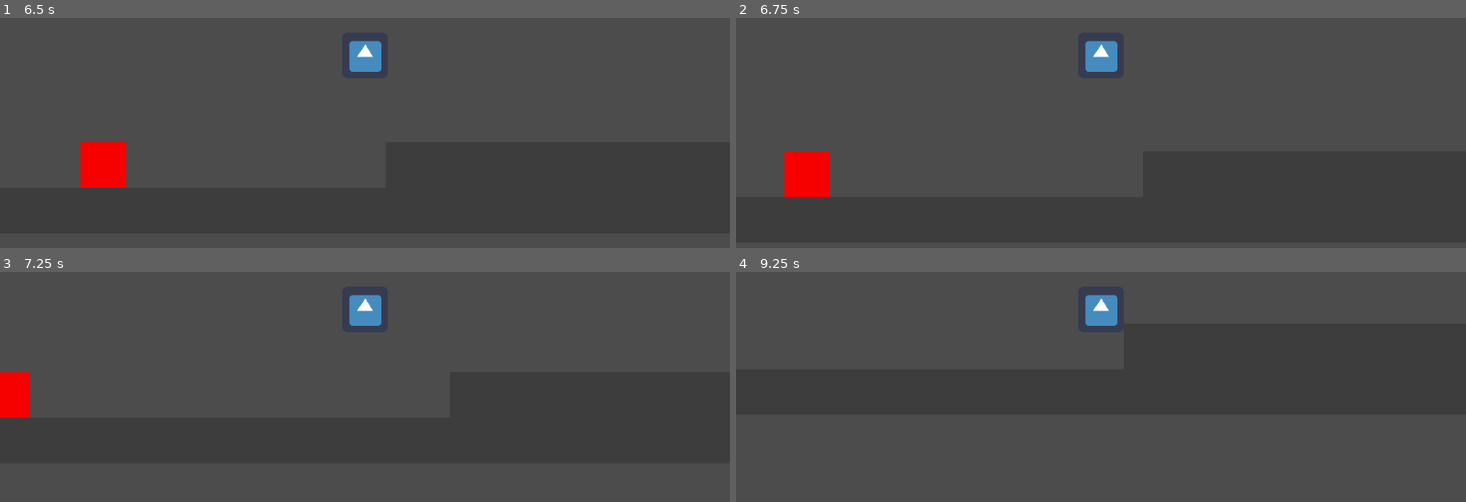
Above: before the commit, frames 1-4 (two rows, left to right).
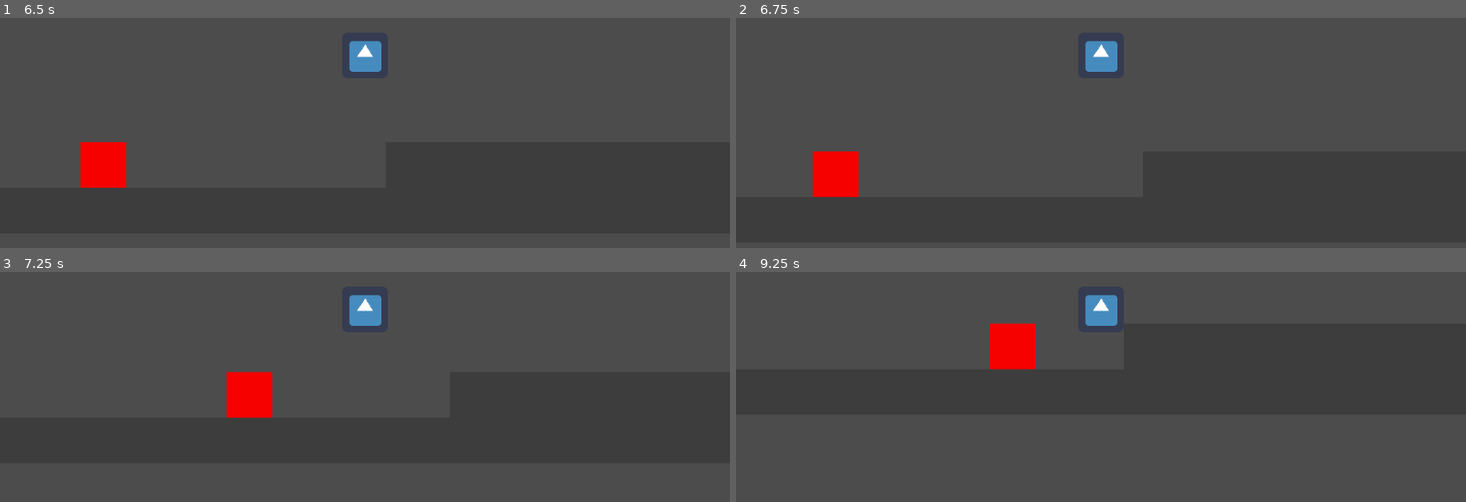
Above: after the commit, the same moments.

Repository: Diogoamorim27/GemeGeme
Game: Godot game, scene res://PathFindTest.tscn
The game is run twice, just before and just after one commit, with the same random seed, the same clock (stepped at 60 frames per second) and the same inputs. This scene is started directly instead of the project's main scene. The engine's default icon, where the game draws it, is replaced by a stand-in: a white triangle on a blue panel in a dark square.
Inputs:
- Up to frame 1 (6.5 s): hold Right (ui_right) 0.53-2.03 s; tap Up (ui_up) at 0.77, 1.52, 3.02, 3.77, 4.52, 6.02 s; tap Enter at 1.25, 2.75 s; tap Space at 2 s; hold Left (ui_left) 2.03-2.78 s; hold Right (ui_right) 2.78-4.28 s; hold Left (ui_left) 4.28-5.03 s; hold Right (ui_right) 5.03-5.78 s; hold Left (ui_left) from 5.78 s (still down)
- Up to frame 2 (6.75 s): keep holding Left (ui_left)
- Up to frame 3 (7.25 s): keep holding Left (ui_left); tap Up (ui_up) at 6.77 s
- Up to frame 4 (9.25 s): release Left (ui_left) at 7.28 s; hold Right (ui_right) from 7.28 s (still down); tap Up (ui_up) at 7.52, 9.02 s; tap Space at 8.75 s

Frame 1 is identical in both runs. In frame 2, 1.6% of the frame differs, in the area x 6-17%, y 57-78%; in frame 3, 2.1%, in the area x 0-38%, y 43-64%; in frame 4, 1.3%.

Commit message:
PORCO CONSERTADO

Diff:
--- a/Monster.gd
+++ b/Monster.gd
@@ -6,11 +6,12 @@
 const AIR_SPEED = 120
 const GRAVITY = WorldConstants.GRAVITY
 const RAYCAST_CAST_TO = 10000
+const WALL_CAST_TO = 50
 
 onready var sprite : = $Sprite
-onready var timer_left : = $TimerLeft
-onready var timer_right : = $TimerRight
-onready var raycast : = $RayCast2D
+onready var timer : = $PatrolTimer
+onready var raycast : = $RayCastPatrol
+onready var raycast_wall : = $RaycastWall
 
 var state = states.SENTINEL
 var movement : = Vector2()
@@ -22,26 +23,40 @@
 
 
 func _process(delta):
+#	print(movement)
+#	print(state)
+
+	if movement.x > 0:
+		raycast_wall.cast_to.x = WALL_CAST_TO
+	if movement.x < 0:
+		raycast_wall.cast_to.x = -WALL_CAST_TO
+
 	match state:
 		states.SENTINEL:
 			_apply_movement(sentinel_direction, RUNNING_SPEED)
 			if raycast.get_collider():
 				if raycast.get_collider().name == "Player":
 					state = states.CHASE
-					timer_left.stop()
-					timer_right.stop()
+					timer.stop()
+
+			if raycast_wall.is_colliding():
+				sentinel_direction *= -1
+				raycast_wall.cast_to.x *= -1
+				print (raycast_wall.cast_to.x)
+				timer.start()
 
 
 		states.CHASE:
 			if !raycast.get_collider():
 				state = states.SENTINEL
-				timer_right.start()
+				timer.start()
 			elif raycast.get_collider().name != "Player":
 				state = states.SENTINEL
-				timer_right.start()
+				timer.start()
 			pass
 		states.DEATH:
 			pass
+
 
 	_handle_animation()
 	if !is_on_floor():
@@ -59,16 +74,14 @@
 func _handle_animation():
 	if movement.x > 0:
 		raycast.cast_to.x = RAYCAST_CAST_TO
+#		raycast_wall.cast_to.x = WALL_CAST_TO
 	if movement.x < 0:
 		raycast.cast_to.x = -RAYCAST_CAST_TO
+		raycast_wall.cast_to.x = -WALL_CAST_TO
 
 
 
-func _on_TimerLeft_timeout():
-	sentinel_direction = 1
+
+func _on_PatrolTimer_timeout():
+	sentinel_direction *= -1
 	pass # Replace with function body.
-
-
-func _on_TimerRight_timeout():
-	sentinel_direction = -1
-	pass # Replace with function body.
--- a/Monster.tscn
+++ b/Monster.tscn
@@ -1,9 +1,8 @@
-[gd_scene load_steps=6 format=2]
+[gd_scene load_steps=5 format=2]
 
 [ext_resource path="res://Monster.gd" type="Script" id=1]
 [ext_resource path="res://Assets/PlaceholderSprites/red.png" type="Texture" id=2]
 [ext_resource path="res://TimerRight.gd" type="Script" id=3]
-[ext_resource path="res://TimerLeft.gd" type="Script" id=4]
 
 [sub_resource type="RectangleShape2D" id=1]
 extents = Vector2( 32, 32 )
@@ -17,21 +16,16 @@
 [node name="CollisionShape2D" type="CollisionShape2D" parent="."]
 shape = SubResource( 1 )
 
-[node name="RayCast2D" type="RayCast2D" parent="."]
+[node name="RaycastWall" type="RayCast2D" parent="."]
+enabled = true
+cast_to = Vector2( 35, 0 )
+
+[node name="RayCastPatrol" type="RayCast2D" parent="."]
 enabled = true
 cast_to = Vector2( 50, 0 )
 
-[node name="TimerRight" type="Timer" parent="."]
+[node name="PatrolTimer" type="Timer" parent="."]
 wait_time = 2.0
-one_shot = true
 autostart = true
 script = ExtResource( 3 )
-
-[node name="TimerLeft" type="Timer" parent="."]
-wait_time = 2.0
-one_shot = true
-script = ExtResource( 4 )
-[connection signal="timeout" from="TimerRight" to="." method="_on_TimerRight_timeout"]
-[connection signal="timeout" from="TimerRight" to="TimerLeft" method="_on_TimerRight_timeout"]
-[connection signal="timeout" from="TimerLeft" to="." method="_on_TimerLeft_timeout"]
-[connection signal="timeout" from="TimerLeft" to="TimerRight" method="_on_TimerLeft_timeout"]
+[connection signal="timeout" from="PatrolTimer" to="." method="_on_PatrolTimer_timeout"]
